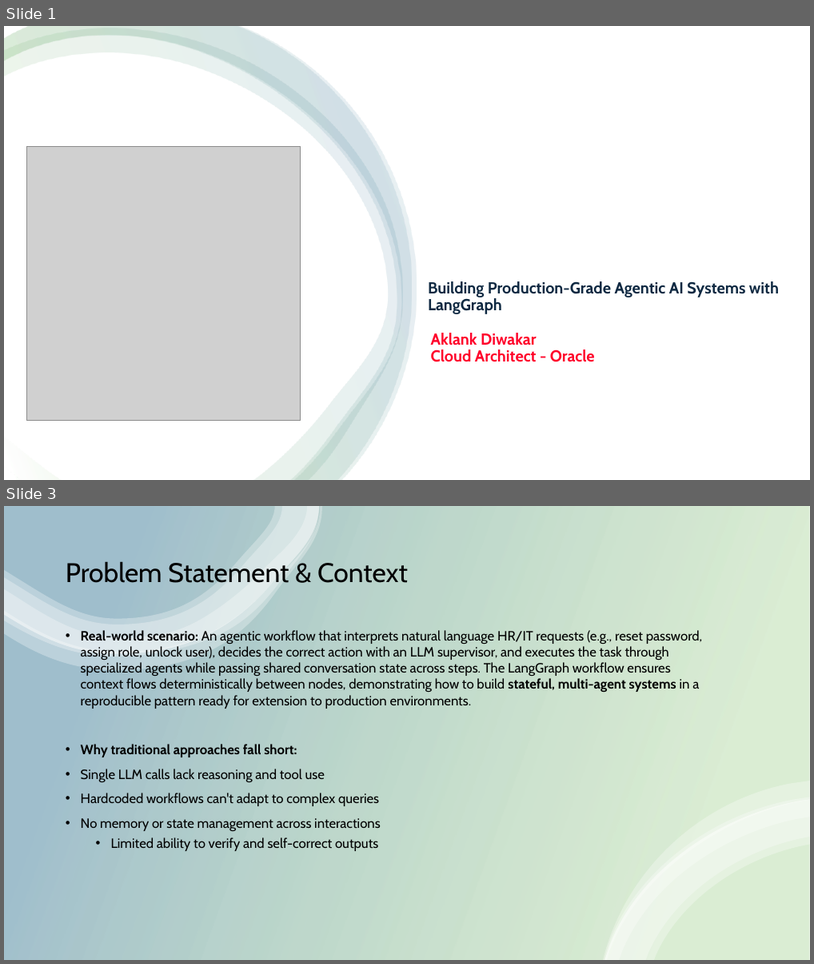
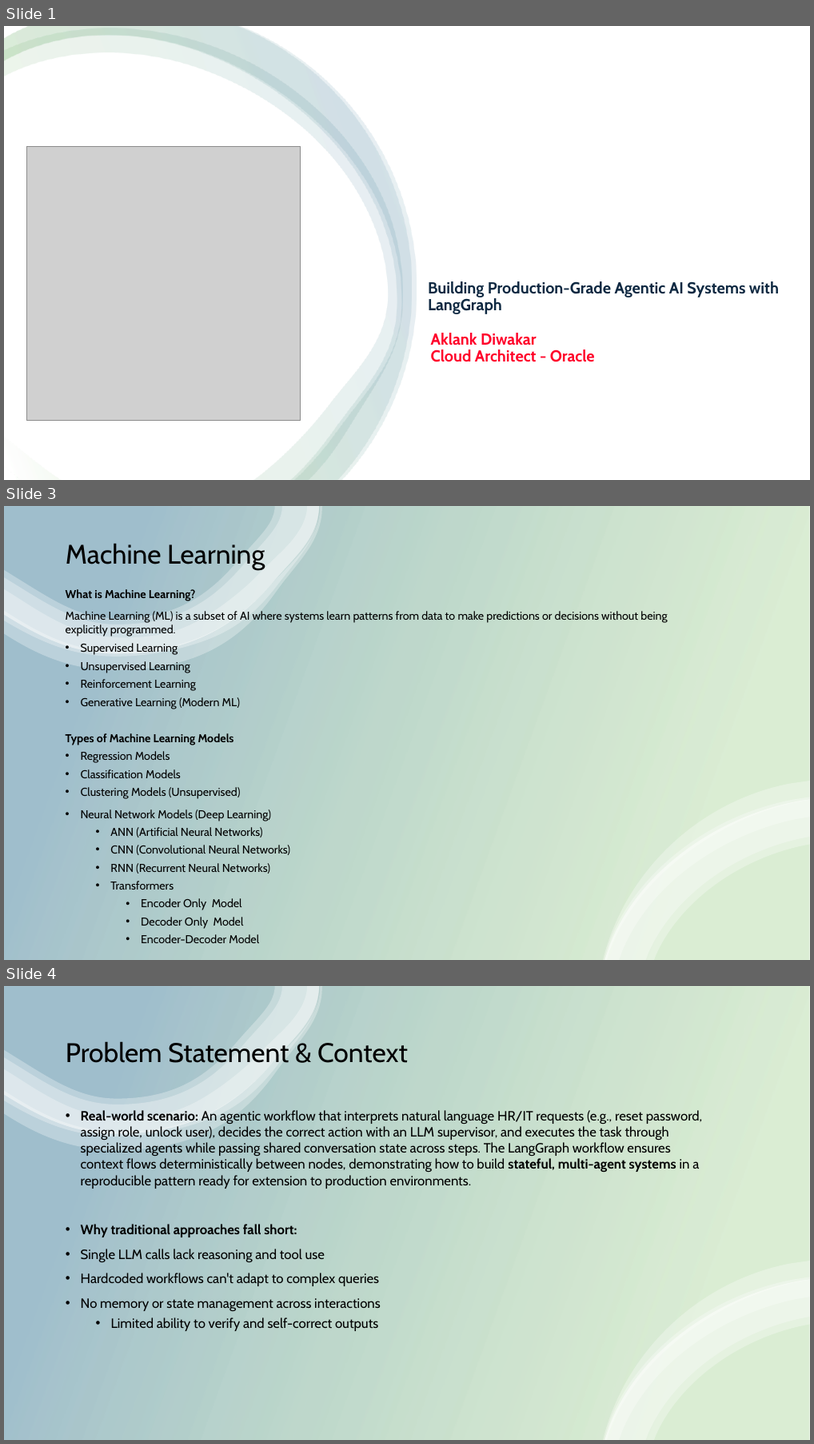
Before and after one commit to aklankdiwakar/BootcampLangGraph, a slide deck: PresentationBootCamp.pptx. Shown one above the other, each under a label of ours: slides 1 and 3 before the commit, slides 1, 3 and 4 after it; the slides between them are not shown. The pictures are 814x964 and 814x1444 pixels, drawn with LibreOffice and Linux fonts; fonts in the diff are those of the drawing; grey boxes stand for pictures. Boxes give left, top, right and bottom in pixels: in the first picture for what was removed or moved away, otherwise in the second. Text is boxed around its words. In the diff, an @@ line names an element or a change of style, - is before the commit and + after.

```diff
--- a/PresentationBootCamp.pptx
+++ b/PresentationBootCamp.pptx
@@ slide 3 added at (4,506,810,960), background #FFFFFF @@
@@ rectangle added at (4,506,810,960), fill gradient #4EA72E to #156082 @@
@@ group added at (4,506,323,670): 4 freeform shapes @@
@@ title added at (66,541,265,570), 32 pt, text #000000 @@
+Machine Learning
@@ text added at (66,589,667,943), 13.6 pt, text #000000 @@
+What is Machine Learning?
+Machine Learning (ML) is a subset of AI where systems learn patterns from data to make predictions or decisions without being explicitly programmed.
+• Supervised Learning
+• Unsupervised Learning
+• Reinforcement Learning
+• Generative Learning (Modern ML)
+Types of Machine Learning Models
+• Regression Models
+• Classification Models
+• Clustering Models (Unsupervised)
+• Neural Network Models (Deep Learning)
+  • ANN (Artificial Neural Networks)
+  • CNN (Convolutional Neural Networks)
+  • RNN (Recurrent Neural Networks)
+  • Transformers
+    • Encoder Only Model
+    • Decoder Only Model
+    • Encoder-Decoder Model
@@ group added at (603,780,810,960): 4 freeform shapes @@
@@ what was slide 3 is now slide 4 @@
```
Also in this commit, not shown: 1 slide changed, 1 slide removed.
